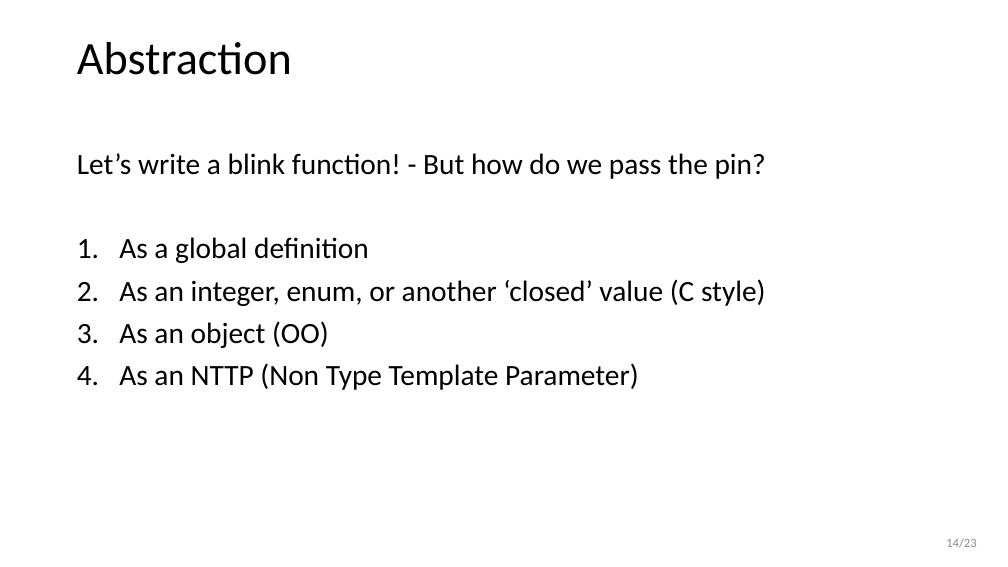
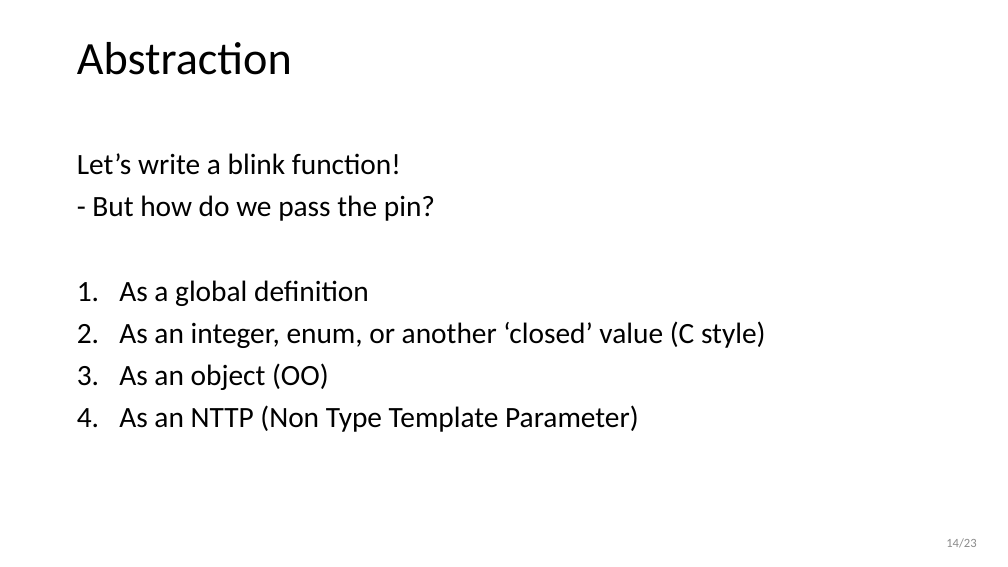
Before and after one commit to wovo/talk-gpio-abstractions, a slide deck: slide 14 of powerpoint/gpio-abstractions.pptx. Drawn at 1008x567 pixels with LibreOffice and Linux fonts; fonts in the diff are those of the drawing. Boxes give left, top, right and bottom in pixels: in the first picture for what was removed or moved away, otherwise in the second. Text is boxed around its words. In the diff, an @@ line names an element or a change of style, - is before the commit and + after.

```diff
--- a/powerpoint/gpio-abstractions.pptx
+++ b/powerpoint/gpio-abstractions.pptx
@@ text at bbox=[77, 153, 435, 221]: text changed @@
-Let’s write a blink function! - But how do we pass the pin?
+Let’s write a blink function!
+- But how do we pass the pin?
```
Also in this commit, not shown: 10 other slides changed, 1 slide added, 3 other files.
